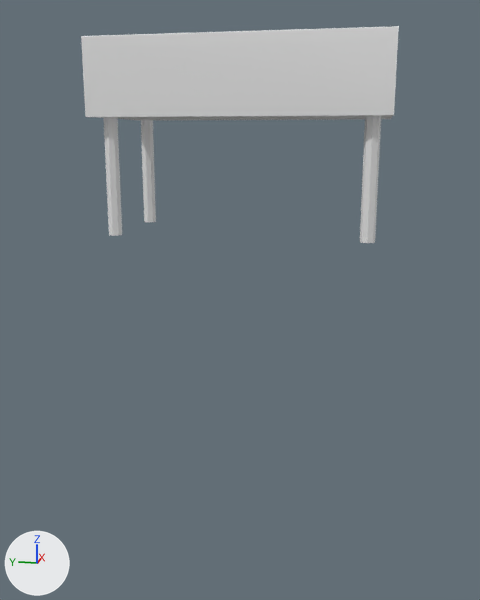
The FBX model PhysicsPlayground/Assets/Models/Conveyor.fbx, before and after one commit.
The view is the same before and after, from a 50 mm lens placed at (-9.6, 0.19, 1.35), pointed at (0.0, 2.11, -1.05). The lights are fixed; the arrows at lower left show +X, +Y and +Z. Where no turn or scale is listed for an object, it has been applied to the vertices. Vertices at the same position are counted once.

In view in the first picture: 'ConveyorBody'.
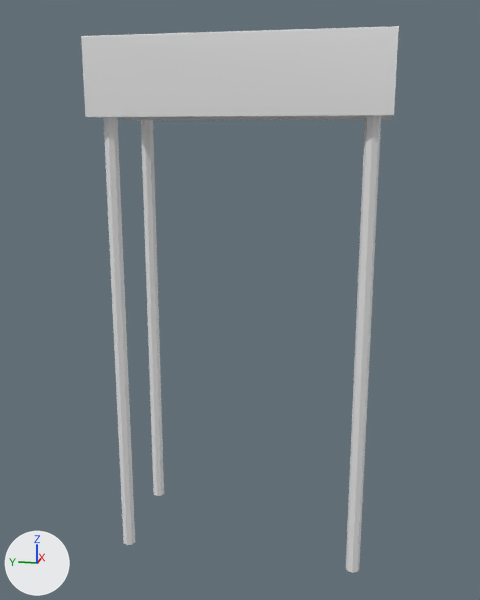
Boxes [x1, y1, x2, y2] around the edits, measured in the pictures (480 x 600 px; the box of a moved part takes in the faces that stretch with it):
'ConveyorBody', reshaped (151% taller): before [81, 26, 399, 243]; after [81, 26, 399, 573]
part 1 of me_mesh_008, moved or reshaped: before [360, 116, 381, 243]; after [346, 116, 381, 573]
part 2 of me_mesh_008, moved or reshaped: before [103, 117, 122, 236]; after [103, 117, 135, 545]
part 3 of me_mesh_008, moved or reshaped: before [141, 120, 156, 222]; after [141, 120, 164, 496]

The change, as a list of edits to the scene's bpy script:
```text
Change me_mesh_008:
    where me_mesh_008.from_pydata(...)  # 198 vertices, 294 faces; spans x -1.0..1.0, y 0.0..4.0, z 0.0..2.61
    used by ob_conveyorbody; location = (0.0, 0.0, 0.0)
    me_mesh_008 part 1: all 9 vertices in x -0.85..-0.65, y 0.15..0.35, z 0.0 are moved by (0.0, 0.0, -4.9)
    me_mesh_008 part 2: all 9 vertices in x -0.85..-0.65, y 3.65..3.85, z 0.0 are moved by (0.0, 0.0, -4.9)
    me_mesh_008 part 3: all 9 vertices in x 0.65..0.85, y 3.65..3.85, z 0.0 are moved by (0.0, 0.0, -4.9)
```
